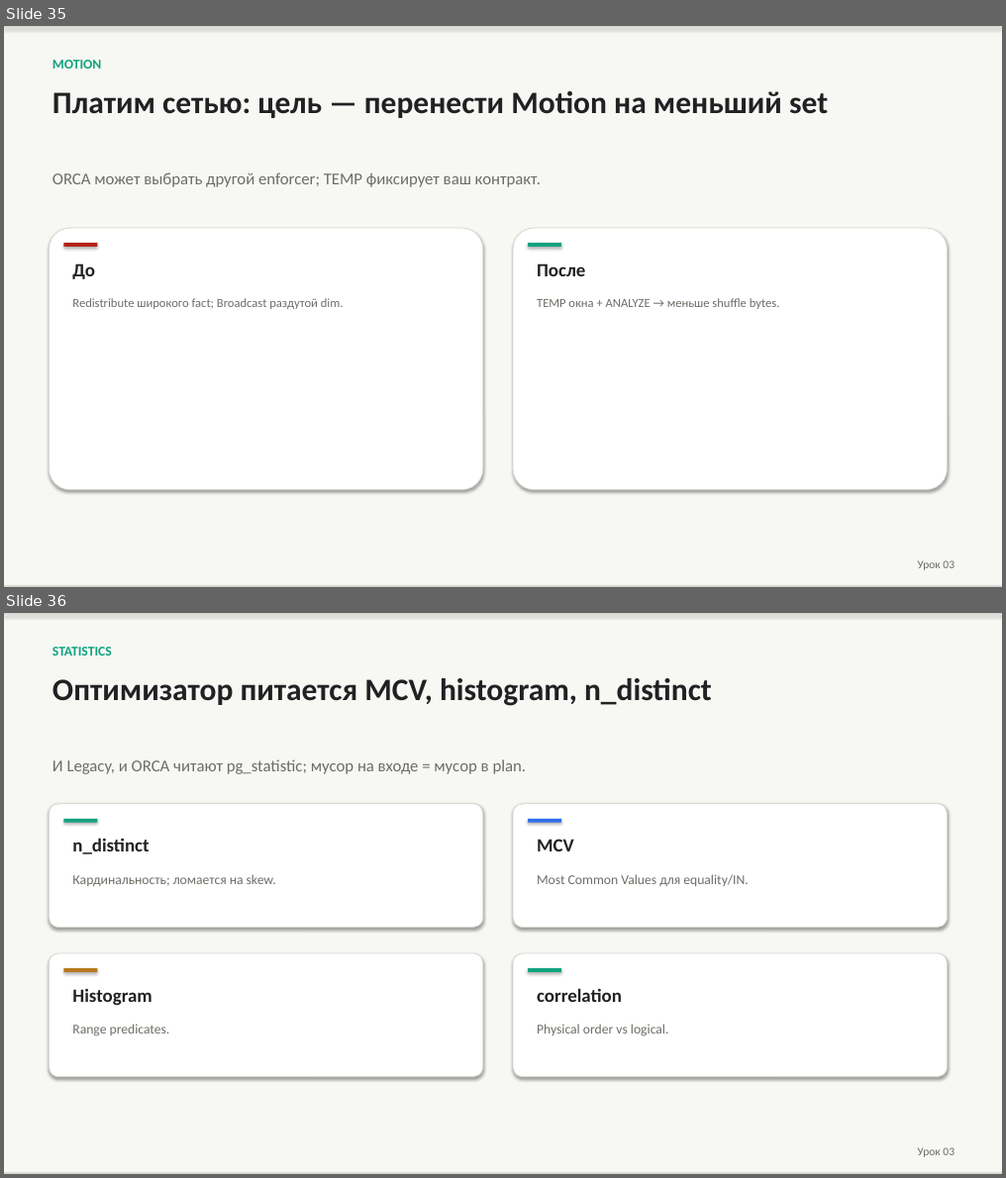
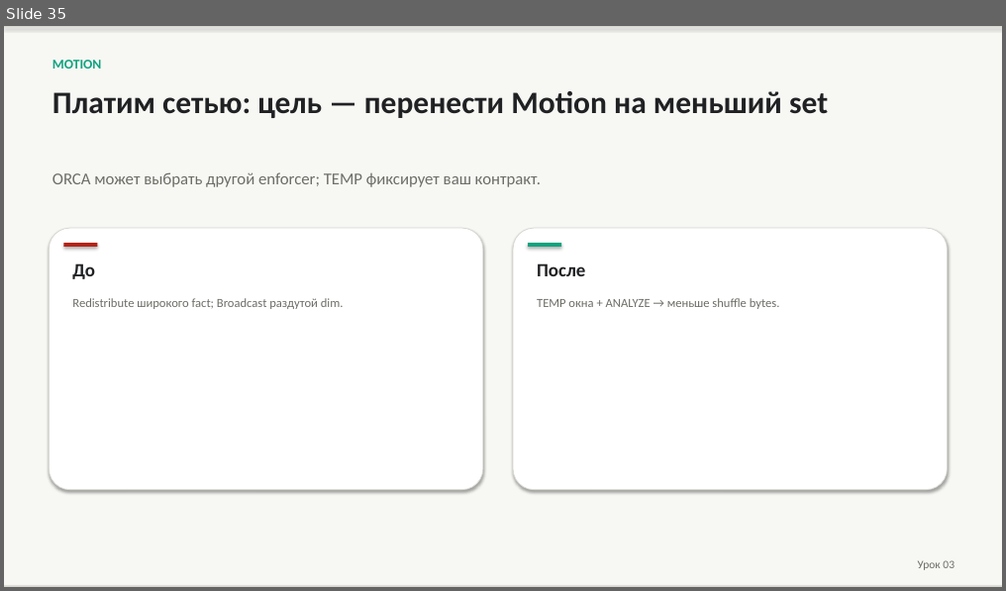
Before and after one commit to PaulKov/de-mentor, a slide deck: artifacts/greenplum-query-tuning-theory.pptx. Shown one above the other, each under a label of ours: slides 35 and 36 before the commit, slide 35 after it. The pictures are 1006x1178 and 1006x591 pixels, drawn with LibreOffice and Linux fonts; fonts in the diff are those of the drawing. Boxes give left, top, right and bottom in pixels: in the first picture for what was removed or moved away, otherwise in the second. Text is boxed around its words. In the diff, an @@ line names an element or a change of style, - is before the commit and + after.

```diff
--- a/artifacts/greenplum-query-tuning-theory.pptx
+++ b/artifacts/greenplum-query-tuning-theory.pptx
@@ slide 36 removed at [4,613,1002,1174], background #FFFFFF @@
@@ rectangle removed at [4,613,1002,1174] @@
@@ rectangle removed at [4,613,1002,615] @@
@@ text removed at [53,647,112,656] @@
-STATISTICS
@@ text removed at [53,678,712,706] @@
-Оптимизатор питается MCV, histogram, n_distinct
@@ text removed at [53,760,527,774] @@
-И Legacy, и ORCA читают pg_statistic; мусор на входе = мусор в plan.
@@ rounded rectangle removed at [49,804,483,928] @@
@@ rectangle removed at [63,819,98,823] @@
@@ rounded rectangle removed at [513,804,947,928] @@
@@ rectangle removed at [528,819,561,823] @@
@@ text removed at [72,838,149,855] @@
-n_distinct
@@ text removed at [537,839,574,852] @@
-MCV
@@ text removed at [72,874,276,886] @@
-Кардинальность; ломается на skew.
@@ text removed at [537,874,748,886] @@
-Most Common Values для equality/IN.
@@ rounded rectangle removed at [49,954,483,1077] @@
@@ rectangle removed at [63,968,98,972] @@
@@ rounded rectangle removed at [513,954,947,1077] @@
@@ rectangle removed at [528,968,561,972] @@
@@ text removed at [72,988,152,1005] @@
-Histogram
@@ text removed at [537,988,622,1002] @@
-correlation
@@ text removed at [72,1024,170,1037] @@
-Range predicates.
@@ text removed at [537,1024,669,1037] @@
-Physical order vs logical.
@@ rectangle removed at [4,1173,1002,1174] @@
@@ text removed at [918,1148,954,1157] @@
-Урок 03
```
Also in this commit, not shown: 4 slides changed, 12 slides added, 1 other slide removed, 38 other files.
